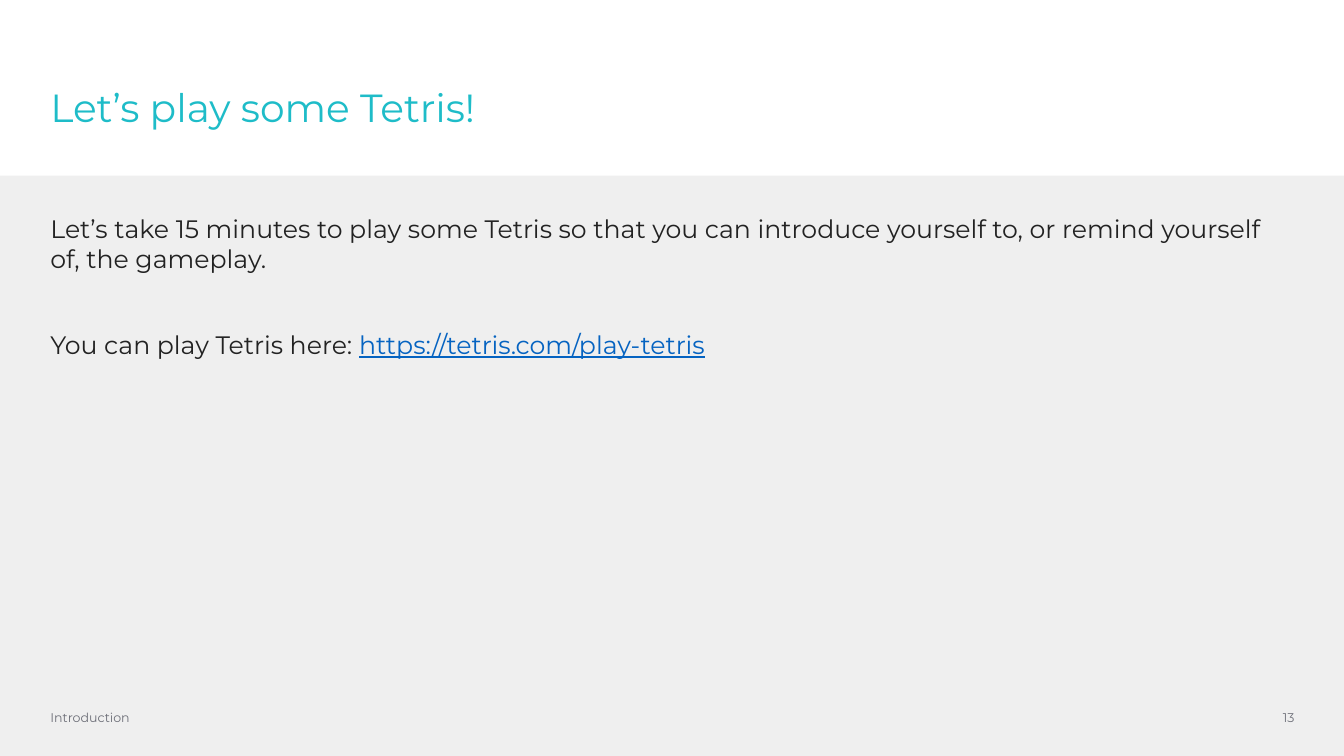
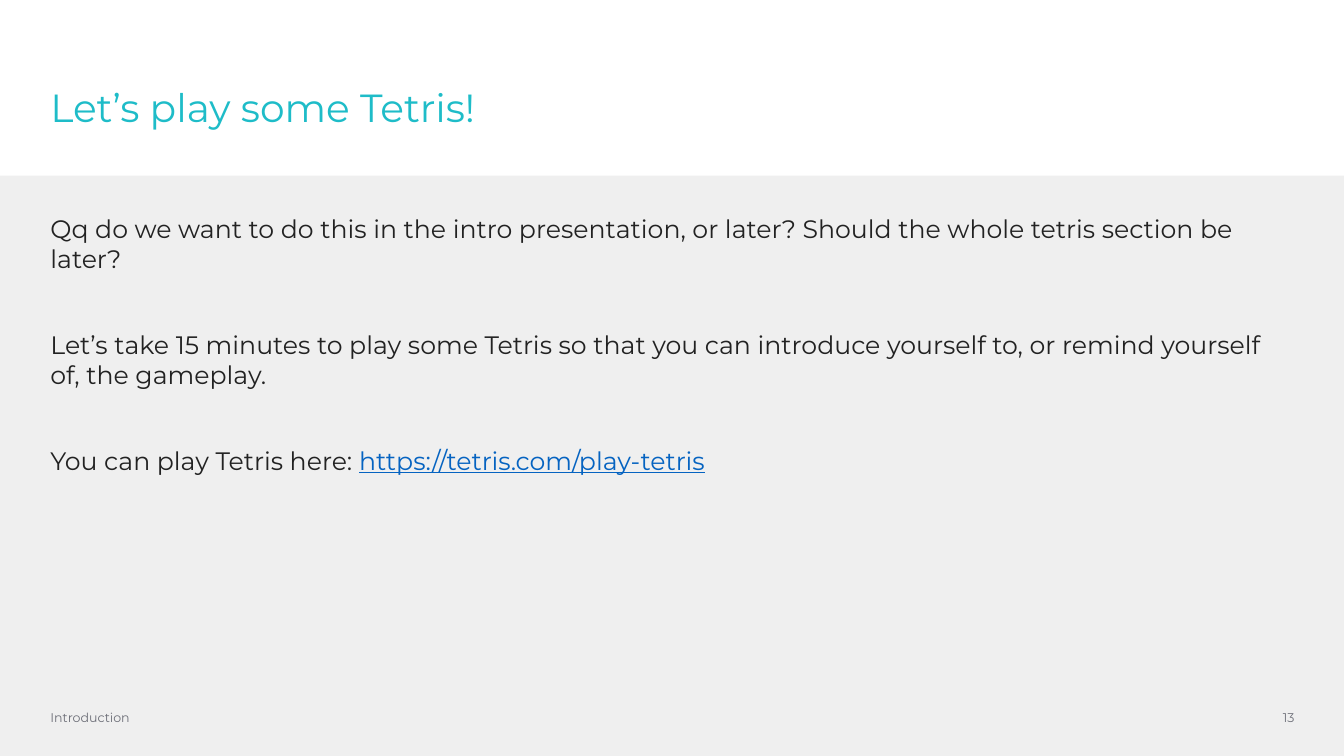
Before and after one commit to caz-yang/softwire-work-experience-oct-2025, a slide deck: slide 13 of course-assets/presentations/intro.pptx. Drawn at 1344x756 pixels with LibreOffice and Linux fonts; fonts in the diff are those of the drawing; background and template pictures are left out. Boxes give left, top, right and bottom in pixels: in the first picture for what was removed or moved away, otherwise in the second. Text is boxed around its words. In the diff, an @@ line names an element or a change of style, - is before the commit and + after.

```diff
--- a/course-assets/presentations/intro.pptx
+++ b/course-assets/presentations/intro.pptx
@@ text at (50, 219, 1232, 268): paragraph added @@
+Qq do we want to do this in the intro presentation, or later? Should the whole tetris section be later?
```
Also in this commit, not shown: 8 other slides changed.
